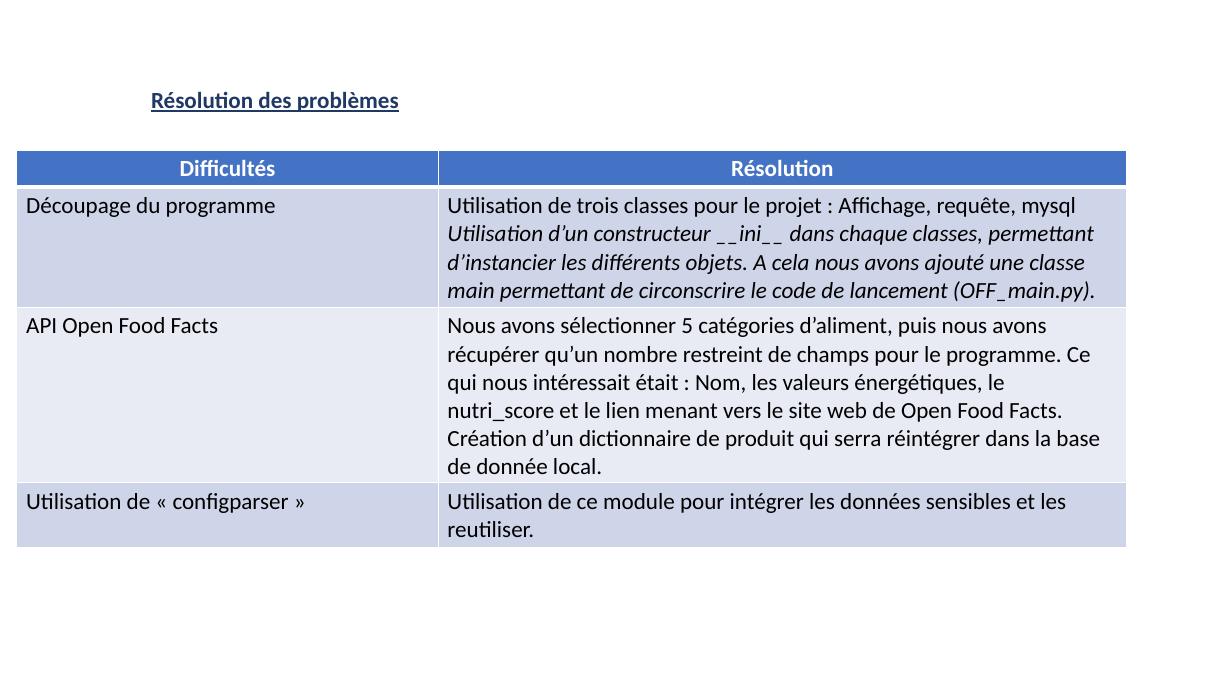
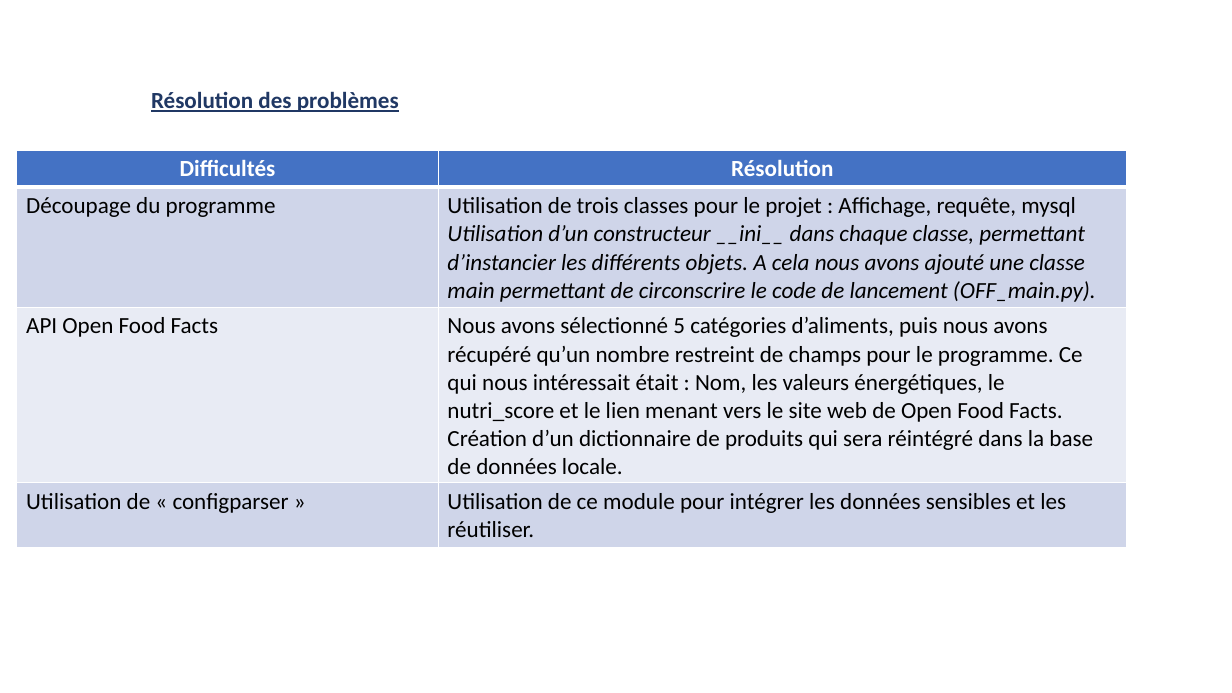
Before and after one commit to ZasshuNeko/OC-Projet_5, a slide deck: slide 6 of Documents/Présentation - OC - Projet n°5.pptx. Drawn at 1232x693 pixels with LibreOffice and Linux fonts; fonts in the diff are those of the drawing; background and template pictures are left out. Boxes give left, top, right and bottom in pixels: in the first picture for what was removed or moved away, otherwise in the second. Text is boxed around its words. In the diff, an @@ line names an element or a change of style, - is before the commit and + after.

```diff
--- a/Documents/Présentation - OC - Projet n°5.pptx
+++ b/Documents/Présentation - OC - Projet n°5.pptx
@@ table at bbox=[17, 150, 1127, 547] @@
-row 2, column 2: Utilisation de trois classes pour le projet : Affichage, requête, mysql / Utilisation d’un constructeur __ini__ dans chaque classes, permettant d’instancier les différents objets. A cela nous avons ajouté une classe main permettant de circonscrire le code de lancement (OFF_main.py).
+row 2, column 2: Utilisation de trois classes pour le projet : Affichage, requête, mysql / Utilisation d’un constructeur __ini__ dans chaque classe, permettant d’instancier les différents objets. A cela nous avons ajouté une classe main permettant de circonscrire le code de lancement (OFF_main.py).
-row 3, column 2: Nous avons sélectionner 5 catégories d’aliment, puis nous avons récupérer qu’un nombre restreint de champs pour le programme. Ce qui nous intéressait était : Nom, les valeurs énergétiques, le nutri_score et le lien menant vers le site web de Open Food Facts. / Création d’un dictionnaire de produit qui serra réintégrer dans la base de donnée local.
+row 3, column 2: Nous avons sélectionné 5 catégories d’aliments, puis nous avons récupéré qu’un nombre restreint de champs pour le programme. Ce qui nous intéressait était : Nom, les valeurs énergétiques, le nutri_score et le lien menant vers le site web de Open Food Facts. / Création d’un dictionnaire de produits qui sera réintégré dans la base de données locale.
-row 4, column 2: Utilisation de ce module pour intégrer les données sensibles et les reutiliser.
+row 4, column 2: Utilisation de ce module pour intégrer les données sensibles et les réutiliser.
```
Also in this commit, not shown: 7 other slides changed, 9 other files.
